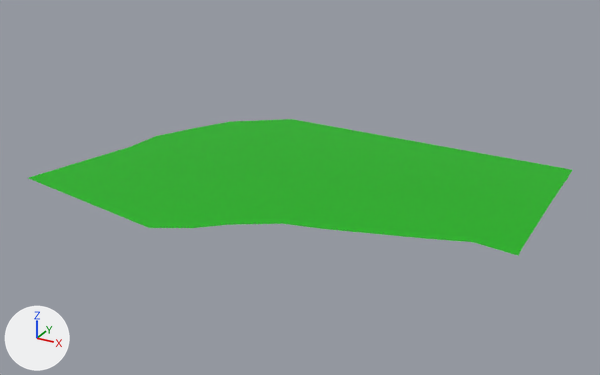
An edit to the OBJ model DirectXGame/Resources/forestGround/forestGround.obj, drawn before and after from the same camera.
Camera for both pictures: a camera (50 mm lens) standing at (763.0, -573.0, 441.0) and looking at (267.0, 330.0, -10.0). Lighting does not change. The marker at lower left points along +X, +Y and +Z. Where no turn or scale is listed for an object, it has been applied to the vertices.

The scene before the commit, as lines of its bpy script (objects in view):
```python
mat_マテリアル = principled_material('マテリアル')
mat_マテリアル.texture = img_midori_png
me_平面 = bpy.data.meshes.new('平面')
me_平面.from_pydata(...)  # 54 vertices, 40 faces; spans x -61.0..582.0, y 118.0..545.0, z 0.0
me_平面.materials.append(mat_マテリアル)  # picture img_midori_png
ob_平面 = bpy.data.objects.new('平面', me_平面)
ob_平面.location = (0.0, 0.0, 0.0)
```
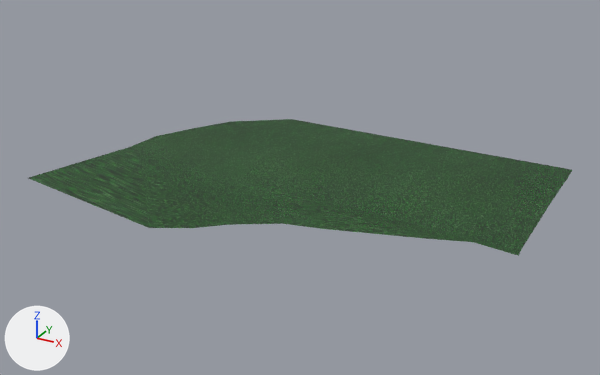
The newer file is also turned or shifted as a whole; pictures and numbers use the older file's frame.

The change, as JSON lines over the scene's bpy script:
```json
{"op": "add", "block": "img_siba_png", "code": ["img_siba_png = load_image('siba.png', 'siba.png', 1280, 720, 'sRGB')"]}
{"op": "set", "path": "mat_マテリアル.texture", "old": "img_midori_png", "new": "img_siba_png"}
```

What differs and where, as boxes (x1, y1, x2, y2) in the pictures (600 x 375 px):
```json
{"object": "平面", "change": "surface changed", "before": [28, 119, 572, 256], "after": [28, 119, 572, 256]}
```
